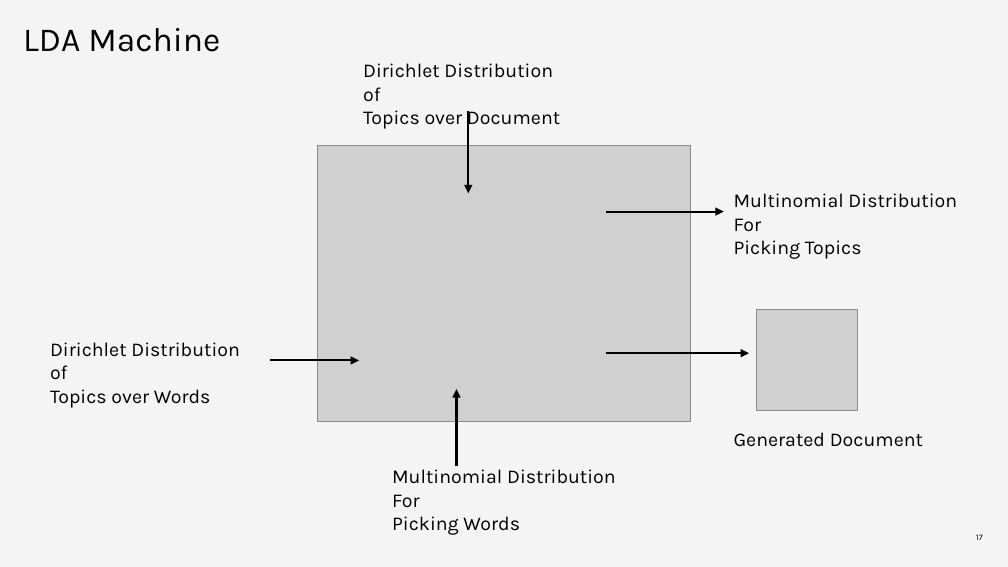
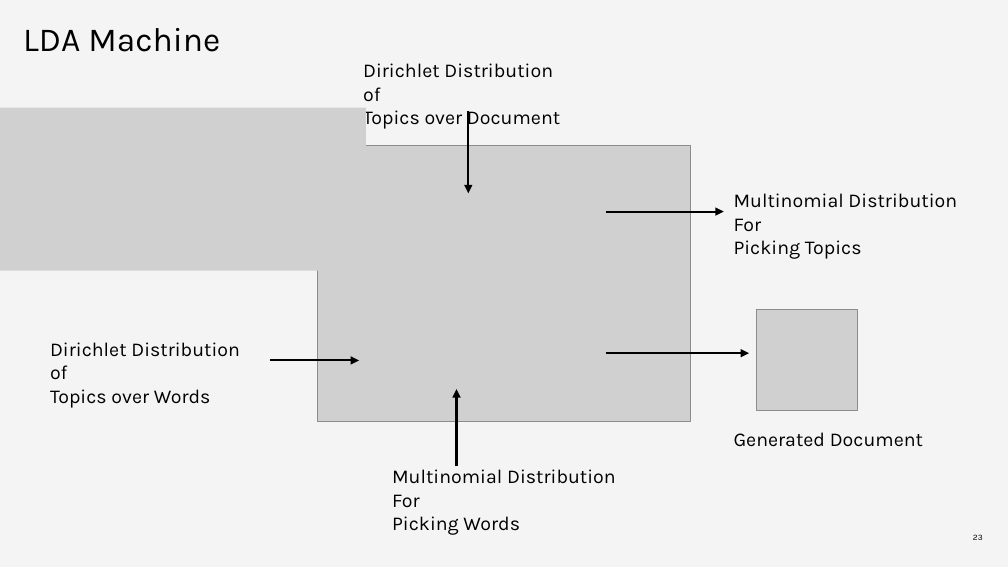
Before and after one commit to DebanjanaKar/IBM_IEEE_AIStat_Workshop, a slide deck: slide 23 of Unsupervised_ML-NLP/topic-modeling-lda.pptx (slide 17 before the commit). Drawn at 1008x567 pixels with LibreOffice and Linux fonts; fonts in the diff are those of the drawing; grey boxes stand for pictures. Boxes give left, top, right and bottom in pixels: in the first picture for what was removed or moved away, otherwise in the second. Text is boxed around its words. In the diff, an @@ line names an element or a change of style, - is before the commit and + after.

```diff
--- a/Unsupervised_ML-NLP/topic-modeling-lda.pptx
+++ b/Unsupervised_ML-NLP/topic-modeling-lda.pptx
@@ picture added at bbox=[0, 108, 366, 271] @@
@@ page number at bbox=[973, 534, 983, 540]: text changed @@
-17
+23
```
Also in this commit, not shown: 2 other slides changed, 7 slides added.
